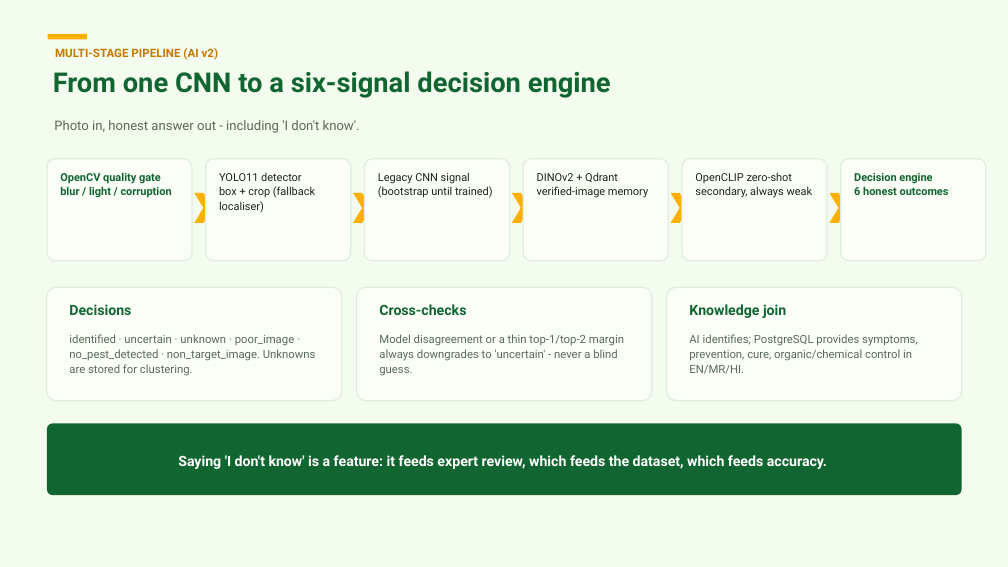
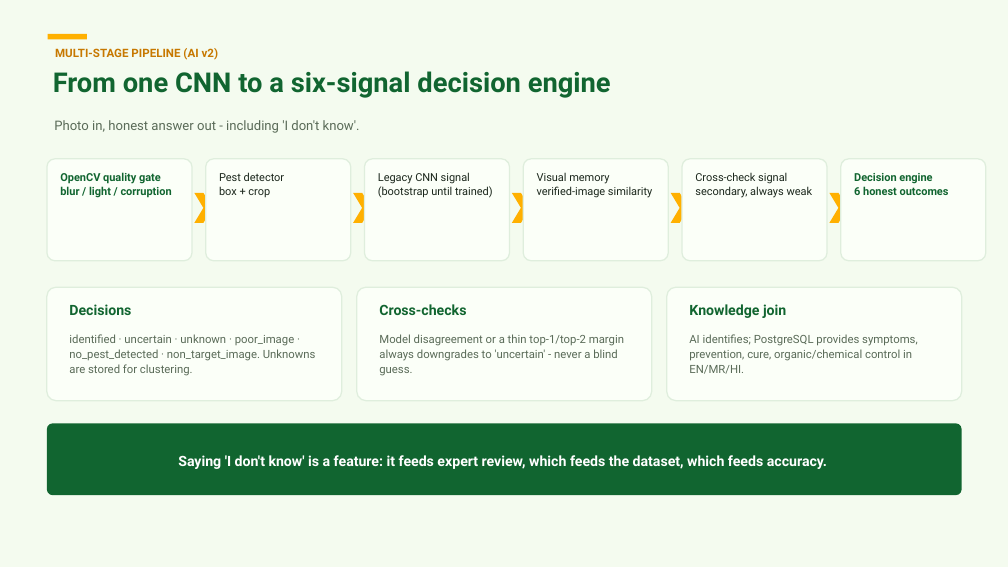
Before and after one commit to jagthapsaurabh/citrisurksha_ai, a slide deck: slide 23 of docs/pitch/CitriSuraksha_AI_Board_Pitch.pptx. Drawn at 1008x567 pixels with LibreOffice and Linux fonts; fonts in the diff are those of the drawing. Boxes give left, top, right and bottom in pixels: in the first picture for what was removed or moved away, otherwise in the second. Text is boxed around its words. In the diff, an @@ line names an element or a change of style, - is before the commit and + after.

Commit message:
Pilot pack + first drive run: scrubbed board deck (no model/API framing), neutral Train-AI screenshot, KVK deck + onboarding sheet + trilingual field cards, open-drive fetch/ingest/training scripts, honest experimental run report (dataset-drive-v1, CNN + bootstrap YOLO)

```diff
--- a/docs/pitch/CitriSuraksha_AI_Board_Pitch.pptx
+++ b/docs/pitch/CitriSuraksha_AI_Board_Pitch.pptx
@@ text at bbox=[219, 172, 285, 197]: text changed @@
-YOLO11 detector
-box + crop (fallback localiser)
+Pest detector
+box + crop
@@ text at bbox=[537, 173, 652, 198]: text changed @@
-DINOv2 + Qdrant
-verified-image memory
+Visual memory
+verified-image similarity
@@ text at bbox=[695, 172, 813, 198]: text changed @@
-OpenCLIP zero-shot
-secondary, always weak
+Cross-check signal
+secondary, always weak
```
Also in this commit, not shown: 8 other slides changed, 41 other files.
